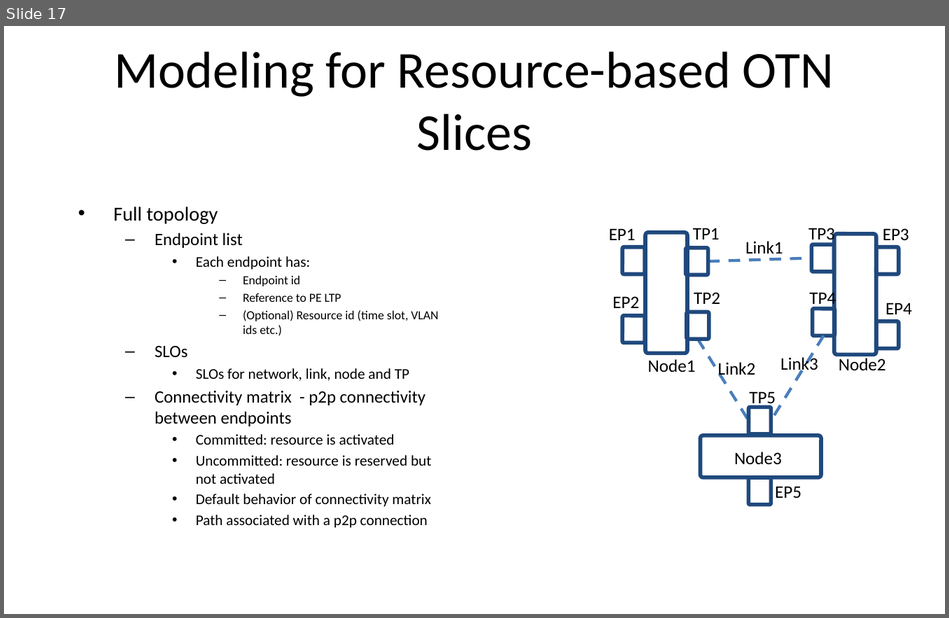
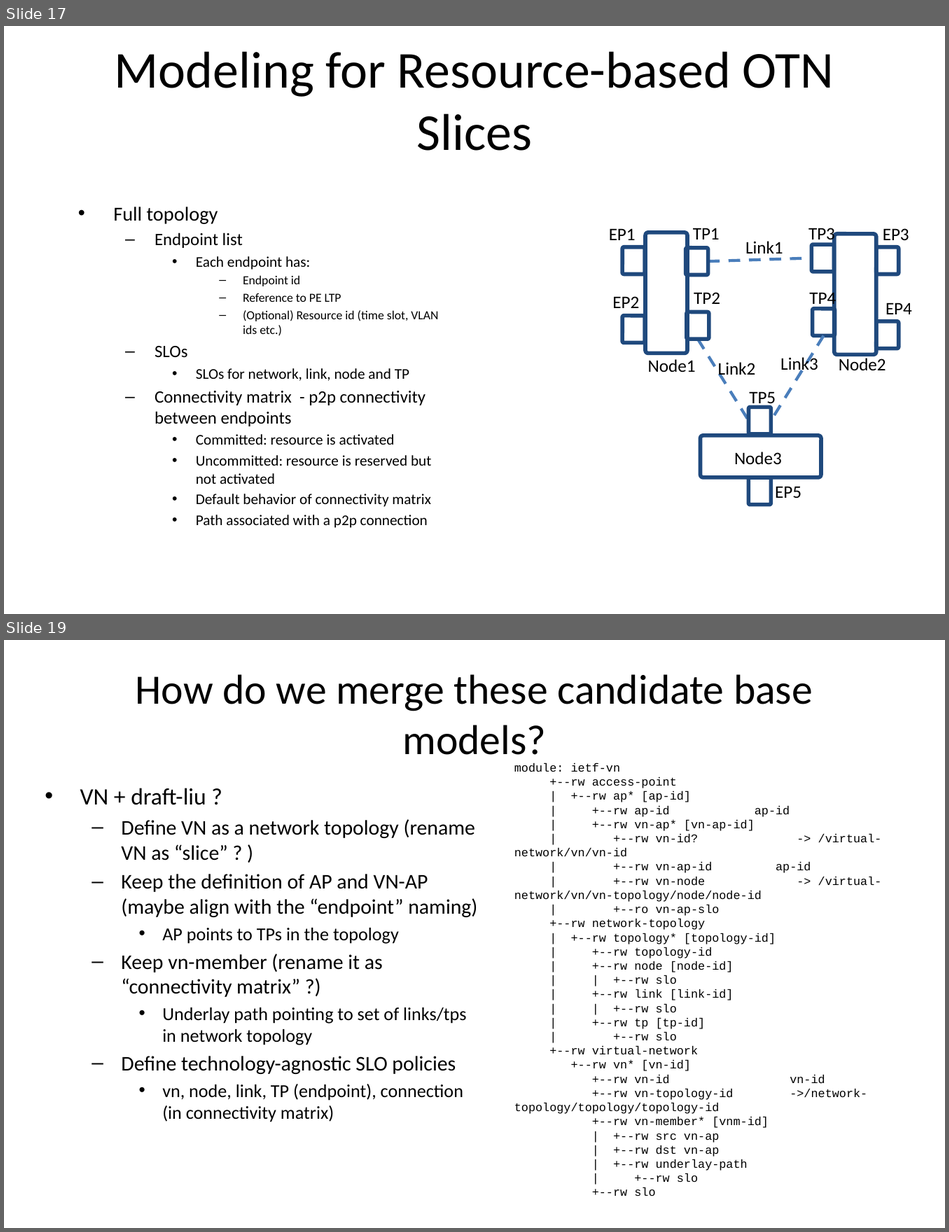
Before and after one commit to aguoietf/ietf-ccamp-yang-otn-slicing, a slide deck: Meeting Materials/otn slicing discussion slides.pptx. Shown one above the other, each under a label of ours: slide 17 before the commit, slides 17 and 19 after it; the slides between them are not shown. The pictures are 949x618 and 949x1232 pixels, drawn with LibreOffice and Linux fonts; fonts in the diff are those of the drawing. Boxes give left, top, right and bottom in pixels: in the first picture for what was removed or moved away, otherwise in the second. Text is boxed around its words. In the diff, an @@ line names an element or a change of style, - is before the commit and + after.

```diff
--- a/Meeting Materials/otn slicing discussion slides.pptx
+++ b/Meeting Materials/otn slicing discussion slides.pptx
@@ slide 19 added at box(4, 640, 945, 1228), background #FFFFFF @@
@@ title added at box(136, 674, 812, 765), 32 pt, text #000000 @@
+How do we merge these candidate base models?
@@ text added at box(514, 762, 882, 1196), 9 pt, text #000000 @@
+module: ietf-vn
++--rw access-point
+| +--rw ap* [ap-id]
+| +--rw ap-id ap-id
+| +--rw vn-ap* [vn-ap-id]
+| +--rw vn-id? -> /virtual-network/vn/vn-id
+| +--rw vn-ap-id ap-id
+| +--rw vn-node -> /virtual-network/vn/vn-topology/node/node-id
+| +--ro vn-ap-slo
++--rw network-topology
+| +--rw topology* [topology-id]
+| +--rw topology-id
+| +--rw node [node-id]
+| | +--rw slo
+| +--rw link [link-id]
+| | +--rw slo
+| +--rw tp [tp-id]
+| +--rw slo
++--rw virtual-network
++--rw vn* [vn-id]
++--rw vn-id vn-id
++--rw vn-topology-id ->/network-topology/topology/topology-id
++--rw vn-member* [vnm-id]
+| +--rw src vn-ap
+| +--rw dst vn-ap
+| +--rw underlay-path
+| +--rw slo
++--rw slo
@@ text added at box(80, 788, 477, 1122), 16 pt, text #000000 @@
+• VN + draft-liu ?
+  – Define VN as a network topology (rename VN as “slice” ? )
+  – Keep the definition of AP and VN-AP (maybe align with the “endpoint” naming)
+    • AP points to TPs in the topology
+  – Keep vn-member (rename it as “connectivity matrix” ?)
+    • Underlay path pointing to set of links/tps in network topology
+  – Define technology-agnostic SLO policies
+    • vn, node, link, TP (endpoint), connection (in connectivity matrix)
```
Also in this commit, not shown: 5 other slides added.
